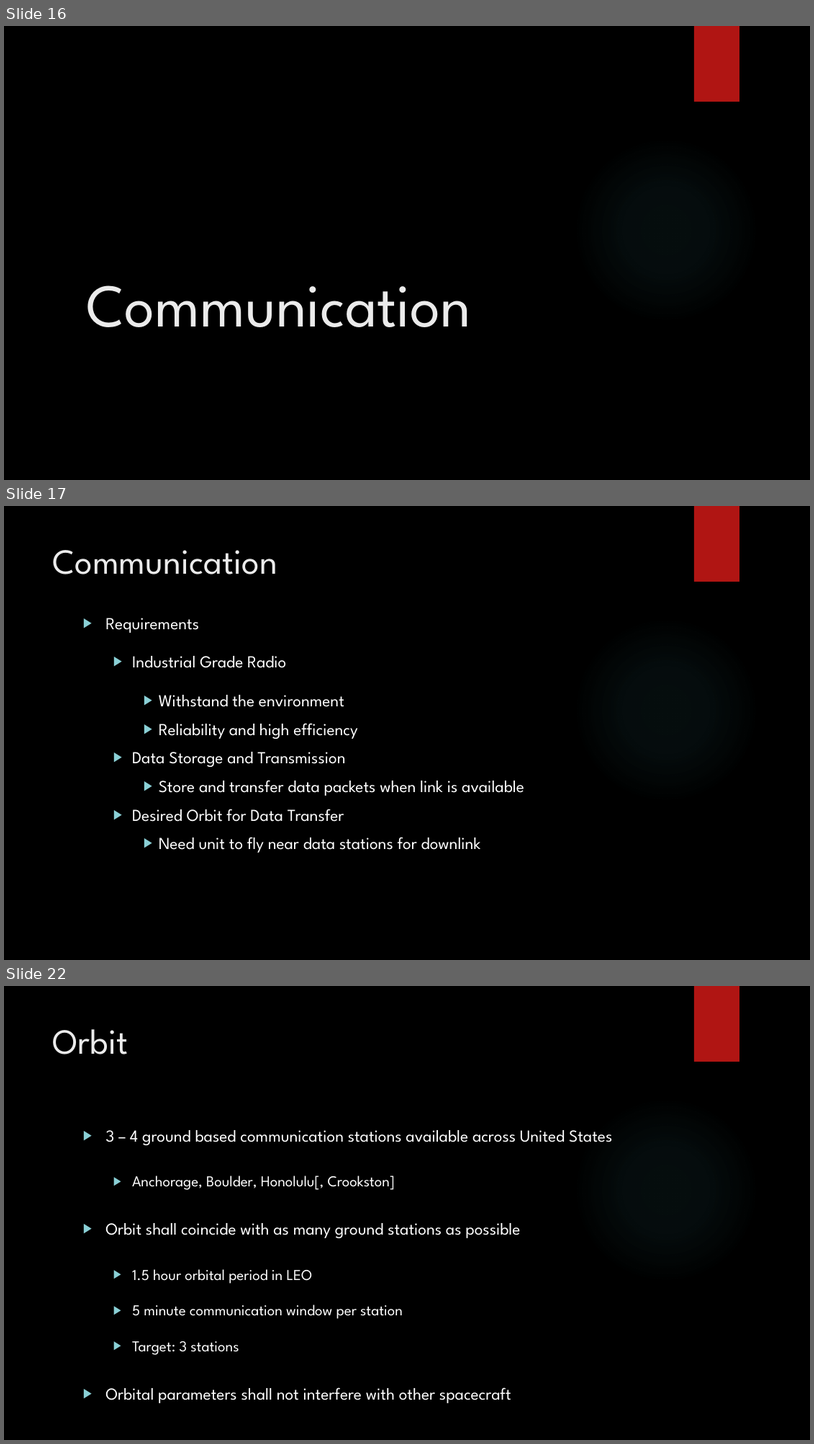
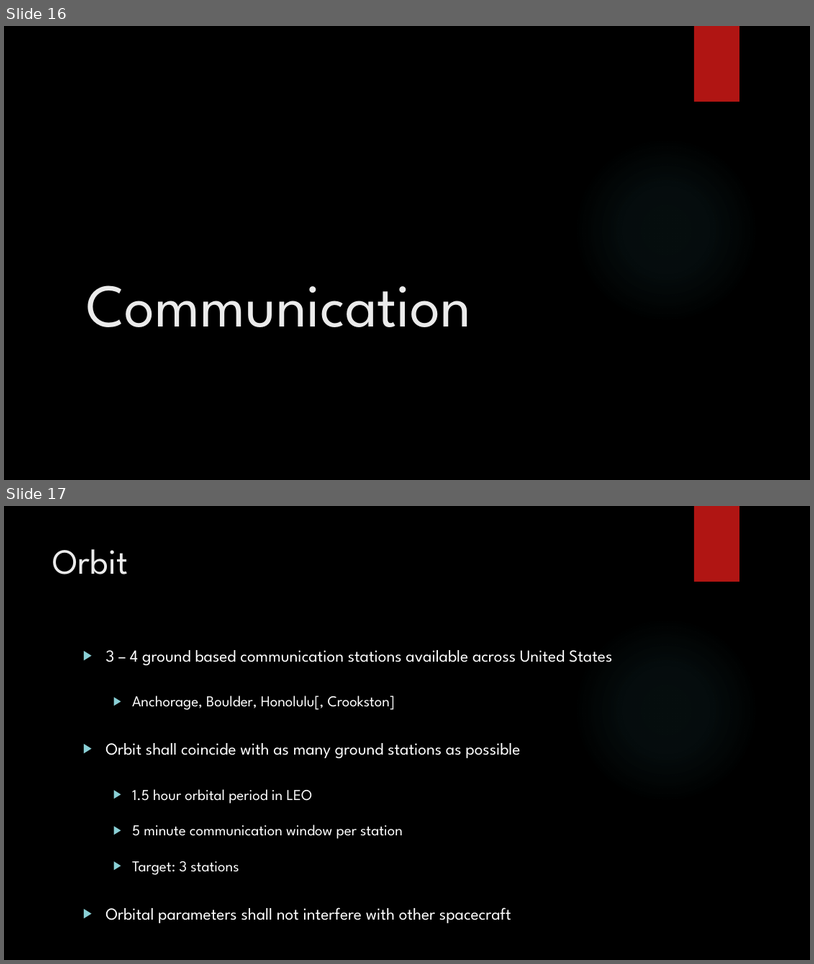
Before and after one commit to HASP-UMN/CubeSat, a slide deck: Presentations/PDR_Presentation.pptx. Shown one above the other, each under a label of ours: slides 16, 17 and 22 before the commit, slides 16 and 17 after it; the slides between them are not shown. The pictures are 814x1444 and 814x964 pixels, drawn with LibreOffice and Linux fonts; fonts in the diff are those of the drawing; background and template pictures are left out. Boxes give left, top, right and bottom in pixels: in the first picture for what was removed or moved away, otherwise in the second. Text is boxed around its words. In the diff, an @@ line names an element or a change of style, - is before the commit and + after.

Commit message:
Finalized PDR - Communications

```diff
--- a/Presentations/PDR_Presentation.pptx
+++ b/Presentations/PDR_Presentation.pptx
@@ slide 17 removed at <box>4,506,810,960</box>, background picture (left out); not listed: 2 template elements that a slide beside it also shows @@
@@ title removed at <box>53,550,278,574</box> @@
-Communication
@@ text removed at <box>106,618,525,852</box> @@
-▶ Requirements
-  ▶ Industrial Grade Radio
-    ▶ Withstand the environment
-    ▶ Reliability and high efficiency
-  ▶ Data Storage and Transmission
-    ▶ Store and transfer data packets when link is available
-  ▶ Desired Orbit for Data Transfer
-    ▶ Need unit to fly near data stations for downlink
@@ what was slide 22 is now slide 17 @@
```
Also in this commit, not shown: 4 other slides removed.
